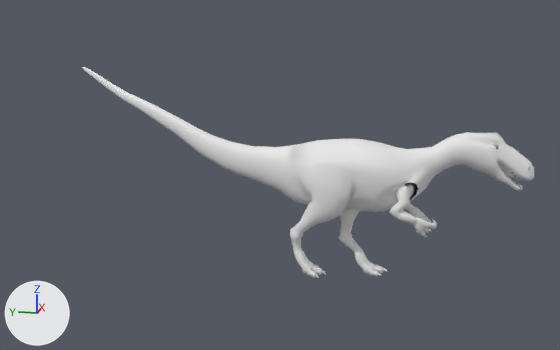
Renders of the Blender file Dinosaur.blend from each side of a commit.
One viewpoint serves both versions: a camera (50 mm lens) standing at (-11.96, -1.44, 4.6) and looking at (-0.06, 0.94, 1.62). The axes (+X, +Y, +Z) are drawn at lower left. The lights are the same throughout. Both versions are drawn at frame 20 of the action 'ArmatureAction'; the numbers are the values there.

Objects in the first picture: 'Circle.004', 'Patte Arriere'.
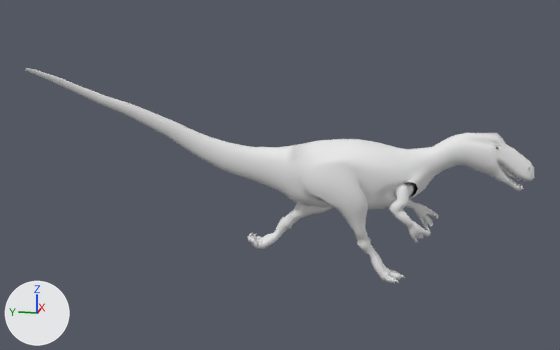
Changed parts and their boxes [x1, y1, x2, y2] in the pictures (560 x 350 px):
'Patte Arriere', posed (13% wider)
    before: [83, 67, 534, 278]
    after: [26, 68, 535, 283]
'Circle.003', posed
    before: [499, 165, 522, 188]
    after: [502, 171, 523, 188]
'Circle.004', posed
    both: [500, 165, 526, 181]
bone 'Bone_L.003', root to tip
    before: (344, 235) to (357, 249)
    after: (287, 221) to (276, 236)
bone 'Bone_R.017', root to tip
    before: (308, 257) to (315, 261)
    after: (385, 264) to (392, 267)
bone 'Bone.003_L.002', root to tip
    before: (396, 206) to (412, 220)
    after: (396, 206) to (408, 223)
bone 'Bone.003_R.002', root to tip
    before: (399, 194) to (410, 209)
    after: (399, 194) to (414, 206)
bone 'Bone.019', root to tip
    before: (363, 141) to (387, 143)
    after: (363, 141) to (386, 143)
bone 'Bone_R.016', root to tip
    before: (297, 248) to (304, 262)
    after: (374, 255) to (381, 269)

What the commit changed:
Bone 'Bone_L.003' (bone_bone_l_003) turns from (0, 0, 0) to (-22, -8, -1) degrees about its own x, y and z.
Bone 'Bone_L.017' (bone_bone_l_017) turns from (0, 0, 0) to (-117, 9, 24) degrees about its own x, y and z.
Bone 'Bone_R.017' (bone_bone_r_017) turns from (-5, 1, 3) to (0, 0, 0) degrees about its own x, y and z.
Bone 'Bone.003_L.002' (bone_bone_003_l_002) turns from (14, 2, 0) to (0, 0, 0) degrees about its own x, y and z.
Bone 'Bone.003_R.002' (bone_bone_003_r_002) turns from (0, 0, 0) to (14, -2, 0) degrees about its own x, y and z.
Bone 'Bone.019' (bone_bone_019) is rescaled from (1.1, 1.1, 1.1) to (1.02, 1.02, 1.02).
Bone 'Bone.021' (bone_bone_021) turns from (3, 0, -2) to (4, 0, 2) degrees about its own x, y and z.
Bone 'Bone_R.016' (bone_bone_r_016) moves from (-0.14, -0.26, -0.44) to (-0.15, 0.34, 0.66).
Bone 'Bone_L.016' (bone_bone_l_016) moves from (0.15, 0.21, 0.4) to (0.2, -0.54, -0.72).
Bone 'Bone_L.016' (bone_bone_l_016) turns from (0, 0, 0) to (-92, -11, 18) degrees about its own x, y and z.
